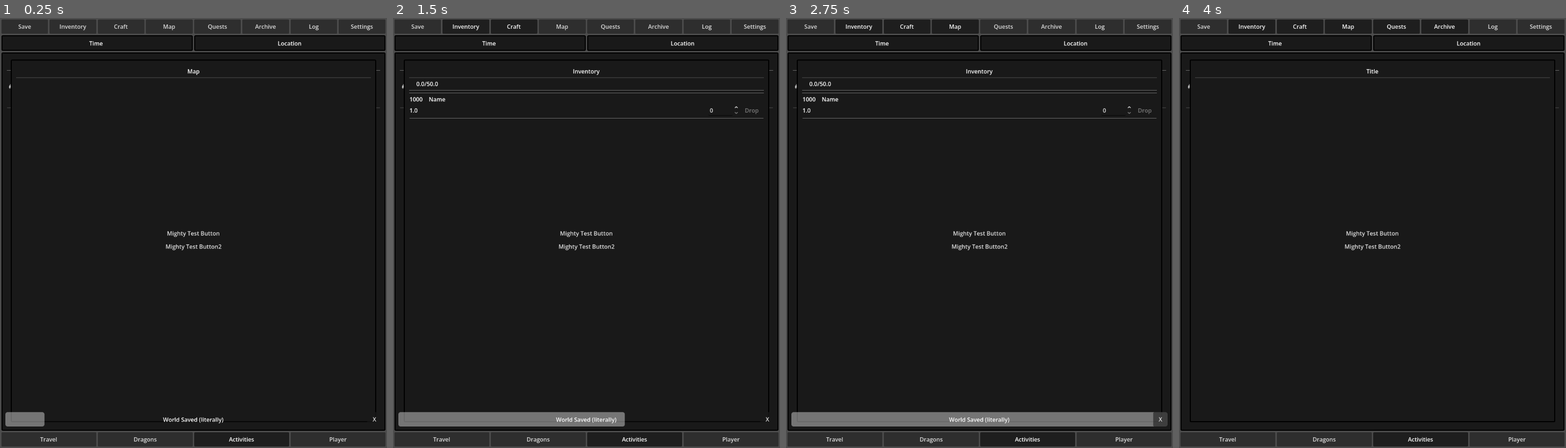
Above: before the commit, frames 1-4 (left to right).
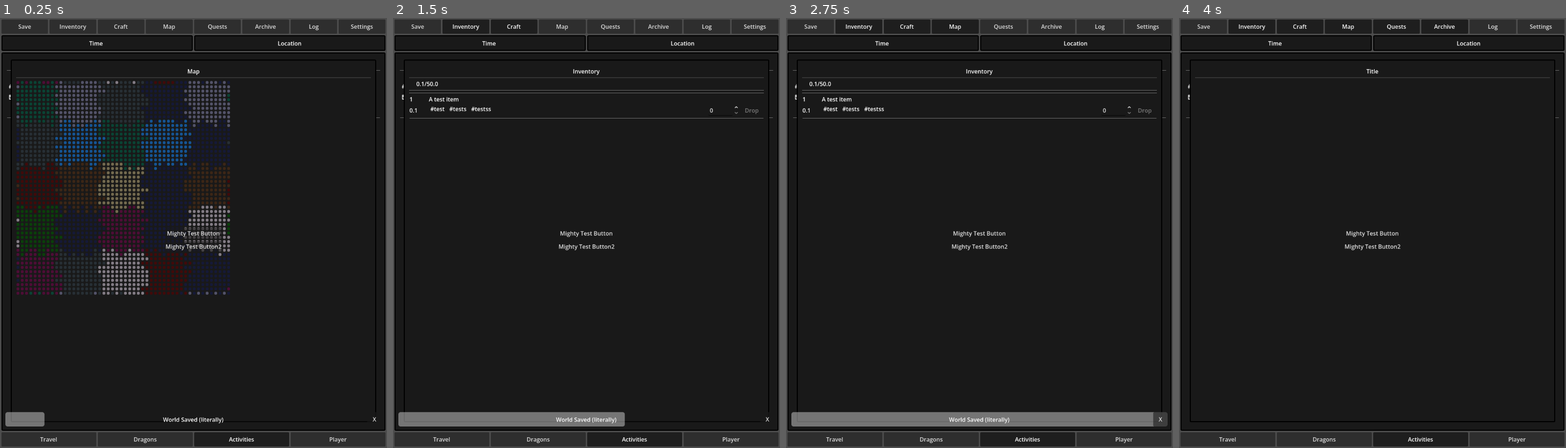
Above: after the commit, the same moments.

Repository: PixelFromTheMixery/codex-eletia
Game: Godot game, scene res://scenes/control_base.tscn
The game is run twice, just before and just after one commit, with the same random seed, the same clock (stepped at 60 frames per second) and the same inputs.
Inputs:
- Up to frame 1 (0.25 s): no input
- Up to frame 2 (1.5 s): click "Inventory" at 0.5 s; click "Craft" at 1.25 s
- Up to frame 3 (2.75 s): click "Map" at 2 s
- Up to frame 4 (4 s): click "Quests" at 2.75 s; click "Archive" at 3.5 s

The runs differ from the first frame. In frame 1, 10% of the frame differs, in the area x 1-99%, y 14-65%; in frame 2, 0.2%; in frame 3, 0.2%; in frame 4, less than 0.1%.
Error before the commit: Invalid access to property or key 'item_id' on a base object of type 'Dictionary'. (res://prefabs/vbox_action.gd:69)

Commit message:
path finding tangent

Diff:
--- a/data/schemas/tiles.schema.json
+++ b/data/schemas/tiles.schema.json
@@ -1,52 +1,55 @@
 {
-    "$schema": "https://json-schema.org/draft/2020-12/schema",
-    "$id": "urn:tiles",
-    "title": "Tile Entries",
-    "description": "Check Tile Library",
-    "type": "object",
-    "propertyNames": {
-        "$ref": "urn:shared#/$defs/entry_id"
-    },
-    "additionalProperties": {
-        "type": "object",
-        "propertyNames": {
-            "$ref": "urn:shared#/$defs/variable"
-        },
-        "properties": {
-            "essence": {
-                "$ref": "urn:shared#/$defs/essence"
-            },
-            "info": {
-                "type": "string"
-            },
-            "tile_name": {
-                "type": "string"
-            },
-            "tile_type": {
-                "anyOf": [
-                    {
-                        "$ref": "urn:shared#/$defs/essence"
-                    },
-                    {
-                        "type": "string",
-                        "enum": [
-                            "Capital",
-                            "City",
-                            "Town",
-                            "Outpost",
-                            "Colony",
-                            "Refuge",
-                            "Hamlet",
-                            "Fort",
-                            "Sanctuary",
-                            "Stronghold"
-                        ]
-                    }
-                ]
-            },
-            "tags": {
-                "$ref": "urn:shared#/$defs/tags"
-            }
-        }
-    }
+	"$schema": "https://json-schema.org/draft/2020-12/schema",
+	"$id": "urn:tiles",
+	"title": "Tile Entries",
+	"description": "Check Tile Library",
+	"type": "object",
+	"propertyNames": {
+		"$ref": "urn:shared#/$defs/entry_id"
+	},
+	"additionalProperties": {
+		"type": "object",
+		"propertyNames": {
+			"$ref": "urn:shared#/$defs/variable"
+		},
+		"properties": {
+			"essence": {
+				"$ref": "urn:shared#/$defs/essence"
+			},
+			"info": {
+				"type": "string"
+			},
+			"tile_name": {
+				"type": "string"
+			},
+			"tile_type": {
+				"anyOf": [
+					{
+						"$ref": "urn:shared#/$defs/essence"
+					},
+					{
+						"type": "string",
+						"enum": [
+							"Path",
+							"Road",
+							"Path",
+							"Capital",
+							"City",
+							"Town",
+							"Outpost",
+							"Colony",
+							"Refuge",
+							"Hamlet",
+							"Fort",
+							"Sanctuary",
+							"Stronghold"
+						]
+					}
+				]
+			},
+			"tags": {
+				"$ref": "urn:shared#/$defs/tags"
+			}
+		}
+	}
 }
--- a/data/tiles.json
+++ b/data/tiles.json
@@ -1,198 +1,198 @@
 {
-    "FireOutpost": {
-        "essence": "Fire",
-        "info": "Resource collection area, professionals for learning skills",
-        "tags": [],
-        "tile_name": "Emberforge",
-        "tile_type": "Outpost"
-    },
-    "FireTown": {
-        "essence": "Fire",
-        "info": "Small Population, general store, inn, maybe a side quest, well-defined community, infra, economy",
-        "tags": [],
-        "tile_name": "Igniferia",
-        "tile_type": "Town"
-    },
-    "FireCity": {
-        "essence": "Fire",
-        "info": "large urban settlement",
-        "tags": [],
-        "tile_name": "Incendria",
-        "tile_type": "City"
-    },
-    "FireCapital": {
-        "essence": "Fire",
-        "info": "Primary or admin city, institution and leaders",
-        "tags": [],
-        "tile_name": "Infernium",
-        "tile_type": "Capital"
-    },
-    "WaterColony": {
-        "essence": "Water",
-        "info": "Settlement in a new territory, Nomadic",
-        "tags": [],
-        "tile_name": "Colony",
-        "tile_type": "Colony"
-    },
-    "WaterRefuge": {
-        "essence": "Water",
-        "info": "Safe haven",
-        "tags": [],
-        "tile_name": "Refuge",
-        "tile_type": "Refuge"
-    },
-    "WaterHamlet": {
-        "essence": "Water",
-        "info": "A few houses and buildings",
-        "tags": [],
-        "tile_name": "Hamlet",
-        "tile_type": "Hamlet"
-    },
-    "WaterFort": {
-        "essence": "Water",
-        "info": "Fortified military structure, base or defense",
-        "tags": [],
-        "tile_name": "Fort",
-        "tile_type": "Fort"
-    },
-    "WaterSanctuary": {
-        "essence": "Water",
-        "info": "Sacred place",
-        "tags": [],
-        "tile_name": "Sanctuary",
-        "tile_type": "Sanctuary"
-    },
-    "WaterStronghold": {
-        "essence": "Water",
-        "info": "Central hub of power and defense",
-        "tags": [],
-        "tile_name": "Stronghold",
-        "tile_type": "Stronghold"
-    },
-    "FireFire": {
-        "essence": "Fire",
-        "info": "Even those born with fire essence cannot tolerate the heat of this place",
-        "tags": [],
-        "tile_name": "Outcrop",
-        "tile_type": "Fire"
-    },
-    "WaterFire": {
-        "essence": "Water",
-        "info": "Lethality of Water essence comes together with the precision of Fire made weaponry",
-        "tags": [],
-        "tile_name": "Quagarsenal",
-        "tile_type": "Fire"
-    },
-    "FireEarth": {
-        "essence": "Fire",
-        "info": "The hardest metals are made within the unyeilding stone",
-        "tags": [],
-        "tile_name": "Terrafurnace",
-        "tile_type": "Earth"
-    },
-    "FireAir": {
-        "essence": "Fire",
-        "info": "Enchanted bellows are used when Air essence is in short supply",
-        "tags": [],
-        "tile_name": "Glassworks",
-        "tile_type": "Air"
-    },
-    "FireArcane": {
-        "essence": "Fire",
-        "info": "The constant churn of artistic intent makes it much easier to fuse ideas",
-        "tags": [],
-        "tile_name": "Spellforge",
-        "tile_type": "Arcane"
-    },
-    "FireMystic": {
-        "essence": "Fire",
-        "info": "Most aren't sure what purpose these trinkets serve beyond aesthetics",
-        "tags": [],
-        "tile_name": "Pyrocurio",
-        "tile_type": "Mystic"
-    },
-    "FireTime": {
-        "essence": "Fire",
-        "info": "A history of fire techniques to learn from",
-        "tags": [],
-        "tile_name": "Galleria",
-        "tile_type": "Time"
-    },
-    "FirePlant": {
-        "essence": "Fire",
-        "info": "Regular backburning has tinted the soil black",
-        "tags": [],
-        "tile_name": "Emberstalk",
-        "tile_type": "Plant"
-    },
-    "FireGhost": {
-        "essence": "Fire",
-        "info": "Cremation ground",
-        "tags": [],
-        "tile_name": "Ancestral Ashes",
-        "tile_type": "Ghost"
-    },
-    "FireHallow": {
-        "essence": "Fire",
-        "info": "Rejuvenating waters",
-        "tags": [],
-        "tile_name": "Hot Spring",
-        "tile_type": "Hallow"
-    },
-    "WaterTown": {
-        "essence": "Water",
-        "info": "Small Population, general store, inn, maybe a side quest, well-defined community, infra, economy",
-        "tags": [],
-        "tile_name": "Town",
-        "tile_type": "Town"
-    },
-    "WaterCity": {
-        "essence": "Water",
-        "info": "large urban settlement",
-        "tags": [],
-        "tile_name": "Maritum",
-        "tile_type": "City"
-    },
-    "WaterCapital": {
-        "essence": "Water",
-        "info": "Primary or admin city, institution and leaders",
-        "tags": [],
-        "tile_name": "Aquatia",
-        "tile_type": "Capital"
-    },
-    "WaterWater": {
-        "essence": "Water",
-        "info": "Unforgiving life in murky water",
-        "tags": [],
-        "tile_name": "Swamp",
-        "tile_type": "Water"
-    },
-    "WaterEarth": {
-        "essence": "Water",
-        "info": "Meditation location to attune Water and Earth",
-        "tags": [],
-        "tile_name": "Basin",
-        "tile_type": "Earth"
-    },
-    "WaterAir": {
-        "essence": "Water",
-        "info": "A pocket of life amid the endless dunes",
-        "tags": [],
-        "tile_name": "Oasis",
-        "tile_type": "Air"
-    },
-    "WaterArcane": {
-        "essence": "Water",
-        "info": "Water moved differently here, with fiercer velocity",
-        "tags": [],
-        "tile_name": "Safewell",
-        "tile_type": "Arcane"
-    },
-    "WaterTime": {
-        "essence": "Water",
-        "info": "Memories stored in ice statues",
-        "tags": [],
-        "tile_name": "Marshvalor",
-        "tile_type": "Time"
-    }
+	"FireOutpost": {
+		"essence": "Fire",
+		"info": "Resource collection area, professionals for learning skills",
+		"tags": [],
+		"tile_name": "Emberforge",
+		"tile_type": "Outpost"
+	},
+	"FireTown": {
+		"essence": "Fire",
+		"info": "Small Population, general store, inn, maybe a side quest, well-defined community, infra, economy",
+		"tags": [],
+		"tile_name": "Igniferia",
+		"tile_type": "Town"
+	},
+	"FireCity": {
+		"essence": "Fire",
+		"info": "large urban settlement",
+		"tags": [],
+		"tile_name": "Incendria",
+		"tile_type": "City"
+	},
+	"FireCapital": {
+		"essence": "Fire",
+		"info": "Primary or admin city, institution and leaders",
+		"tags": [],
+		"tile_name": "Infernium",
+		"tile_type": "Capital"
+	},
+	"WaterColony": {
+		"essence": "Water",
+		"info": "Settlement in a new territory, Nomadic",
+		"tags": [],
+		"tile_name": "Colony",
+		"tile_type": "Colony"
+	},
+	"WaterRefuge": {
+		"essence": "Water",
+		"info": "Safe haven",
+		"tags": [],
+		"tile_name": "Refuge",
+		"tile_type": "Refuge"
+	},
+	"WaterHamlet": {
+		"essence": "Water",
+		"info": "A few houses and buildings",
+		"tags": [],
+		"tile_name": "Hamlet",
+		"tile_type": "Hamlet"
+	},
+	"WaterFort": {
+		"essence": "Water",
+		"info": "Fortified military structure, base or defense",
+		"tags": [],
+		"tile_name": "Fort",
+		"tile_type": "Fort"
+	},
+	"WaterSanctuary": {
+		"essence": "Water",
+		"info": "Sacred place",
+		"tags": [],
+		"tile_name": "Sanctuary",
+		"tile_type": "Sanctuary"
+	},
+	"WaterStronghold": {
+		"essence": "Water",
+		"info": "Central hub of power and defense",
+		"tags": [],
+		"tile_name": "Stronghold",
+		"tile_type": "Stronghold"
+	},
+	"FireFire": {
+		"essence": "Fire",
+		"info": "Even those born with fire essence cannot tolerate the heat of this place",
+		"tags": [],
+		"tile_name": "Outcrop",
+		"tile_type": "Fire"
+	},
+	"WaterFire": {
+		"essence": "Water",
+		"info": "Lethality of Water essence comes together with the precision of Fire made weaponry",
+		"tags": [],
+		"tile_name": "Quagarsenal",
+		"tile_type": "Fire"
+	},
+	"FireEarth": {
+		"essence": "Fire",
+		"info": "The hardest metals are made within the unyeilding stone",
+		"tags": [],
+		"tile_name": "Terrafurnace",
+		"tile_type": "Earth"
+	},
+	"FireAir": {
+		"essence": "Fire",
+		"info": "Enchanted bellows are used when Air essence is in short supply",
+		"tags": [],
+		"tile_name": "Glassworks",
+		"tile_type": "Air"
+	},
+	"FireArcane": {
+		"essence": "Fire",
+		"info": "The constant churn of artistic intent makes it much easier to fuse ideas",
+		"tags": [],
+		"tile_name": "Spellforge",
+		"tile_type": "Arcane"
+	},
+	"FireMystic": {
+		"essence": "Fire",
+		"info": "Most aren't sure what purpose these trinkets serve beyond aesthetics",
+		"tags": [],
+		"tile_name": "Pyrocurio",
+		"tile_type": "Mystic"
+	},
+	"FireTime": {
+		"essence": "Fire",
+		"info": "A history of fire techniques to learn from",
+		"tags": [],
+		"tile_name": "Galleria",
+		"tile_type": "Time"
+	},
+	"FirePlant": {
+		"essence": "Fire",
+		"info": "Regular backburning has tinted the soil black",
+		"tags": [],
+		"tile_name": "Emberstalk",
+		"tile_type": "Plant"
+	},
+	"FireGhost": {
+		"essence": "Fire",
+		"info": "Cremation ground",
+		"tags": [],
+		"tile_name": "Ancestral Ashes",
+		"tile_type": "Ghost"
+	},
+	"FireHallow": {
+		"essence": "Fire",
+		"info": "Rejuvenating waters",
+		"tags": [],
+		"tile_name": "Hot Spring",
+		"tile_type": "Hallow"
+	},
+	"WaterTown": {
+		"essence": "Water",
+		"info": "Small Population, general store, inn, maybe a side quest, well-defined community, infra, economy",
+		"tags": [],
+		"tile_name": "Town",
+		"tile_type": "Town"
+	},
+	"WaterCity": {
+		"essence": "Water",
+		"info": "large urban settlement",
+		"tags": [],
+		"tile_name": "Maritum",
+		"tile_type": "City"
+	},
+	"WaterCapital": {
+		"essence": "Water",
+		"info": "Primary or admin city, institution and leaders",
+		"tags": [],
+		"tile_name": "Aquatia",
+		"tile_type": "Capital"
+	},
+	"WaterWater": {
+		"essence": "Water",
+		"info": "Unforgiving life in murky water",
+		"tags": [],
+		"tile_name": "Swamp",
+		"tile_type": "Water"
+	},
+	"WaterEarth": {
+		"essence": "Water",
+		"info": "Meditation location to attune Water and Earth",
+		"tags": [],
+		"tile_name": "Basin",
+		"tile_type": "Earth"
+	},
+	"WaterAir": {
+		"essence": "Water",
+		"info": "A pocket of life amid the endless dunes",
+		"tags": [],
+		"tile_name": "Oasis",
+		"tile_type": "Air"
+	},
+	"WaterArcane": {
+		"essence": "Water",
+		"info": "Water moved differently here, with fiercer velocity",
+		"tags": [],
+		"tile_name": "Safewell",
+		"tile_type": "Arcane"
+	},
+	"WaterTime": {
+		"essence": "Water",
+		"info": "Memories stored in ice statues",
+		"tags": [],
+		"tile_name": "Marshvalor",
+		"tile_type": "Time"
+	}
 }
--- a/prefabs/button_tile.gd
+++ b/prefabs/button_tile.gd
@@ -1,5 +1,11 @@
 extends Button
+
+signal tile_info
+
+var tag_scene: PackedScene = preload("res://prefabs/panel_cont_tag.tscn")
 
 var data: MapTileData
 
-var tile_scene: PackedScene = preload("res://prefabs/button_tile.tscn")
+func _ready() -> void:
+	#name = TODO
+	self_modulate = data.base_colour
--- a/prefabs/button_tile.tscn
+++ b/prefabs/button_tile.tscn
@@ -4,6 +4,8 @@
 [ext_resource type="Script" uid="uid://dtnk0656e4ar7" path="res://prefabs/button_tile.gd" id="2_tm4py"]
 
 [node name="Button_Tile" type="Button" unique_id=1940528053]
-custom_minimum_size = Vector2(40, 40)
+custom_minimum_size = Vector2(8, 8)
+offset_right = 8.0
+offset_bottom = 8.0
 theme = ExtResource("1_p54ri")
 script = ExtResource("2_tm4py")
--- a/prefabs/vbox_action.gd
+++ b/prefabs/vbox_action.gd
@@ -66,7 +66,7 @@
 	for entry in data_source:
 		match entry["type"]:
 			"item":
-				pretty_name = Data.items[entry["id"]]["item_id"]
+				pretty_name = Data.items[entry["id"]]["item_name"]
 		add_list_obj(req, entry["id"], formatters[entry["type"]].call(pretty_name, entry.get("qty")))
 
 func check_action_button():
--- a/project.godot
+++ b/project.godot
@@ -17,6 +17,7 @@
 
 [autoload]
 
+Shared="*uid://b5l5q1x2urqj"
 SignalBus="*uid://d20o8gs7iq0yj"
 Settings="*uid://skqbwkxaygtq"
 Save="*uid://e04q0u8agwcq"
--- a/scripts/UI/tile_manager.gd
+++ b/scripts/UI/tile_manager.gd
@@ -1,7 +1,21 @@
 extends MapGenerator
 
-@onready var grid_map = $VBox_Window/Scroll_Map/Grid_Map
+@onready var grid_map: GridContainer = $VBox_Window/Scroll_Map/Grid_Map
+
+var button_tile: PackedScene = preload("res://prefabs/button_tile.tscn")
+
+var button_map: Dictionary
 
 func _ready() -> void:
-	if len(World.tiles) == 0:
-		recreate_world(grid_map)
+	grid_map.columns = World.chunk_size * 4
+	#if len(World.tiles) == 0:
+	recreate_world(grid_map)
+	for tile in World.tiles:
+		create_tile(tile)
+
+func create_tile(tile: Array):
+	var tile_data: MapTileData = MapTileData.new(tile)
+	var tile_display: Button = button_tile.instantiate()
+	tile_display.data = tile_data
+	grid_map.add_child(tile_display)
+	# add to button_map
--- a/scripts/autoload/save_manager.gd
+++ b/scripts/autoload/save_manager.gd
@@ -22,9 +22,15 @@
 func unmap_object(obj:Object):
 	var obj_dict: Dictionary = {}
 	var props = obj.get_property_list()
+
 	for prop in props:
 		if prop.usage & PROPERTY_USAGE_SCRIPT_VARIABLE:
-			obj_dict[prop.name] = obj.get(prop.name)
+			var prop_name = prop.name
+			var val = obj.get(prop_name)
+			if val is Vector2 or val is Array or val is Color:
+				obj_dict[prop_name] = var_to_str(val)
+			else:
+				obj_dict[prop_name] = val
 	return obj_dict
 
 func map_object(obj_dict: Dictionary, object_name: String):
@@ -39,9 +45,28 @@
 
 	for key in obj_dict.keys():
 		if key in target_obj:
-			target_obj.set(key, obj_dict[key])
+			var value = value_parsing(obj_dict, key)
+			target_obj.set(key, value)
 		else:
-			print("Warning: Property ", key, " not found on ", object_name)
+			print("Warning: Property ", key, " not found on ", target_obj.name)
+
+func value_parsing(obj_dict, key):
+	var value = obj_dict[key]
+	if value is String:
+		var parsed_value = str_to_var(value)
+		if parsed_value != null or value == "null":
+			value = parsed_value
+	if key == "tiles" and value is Dictionary:
+		var repaired_dict = {}
+		for inner_key in value.keys():
+			if inner_key is String:
+				var real_key = str_to_var(inner_key)
+				if real_key != null:
+					repaired_dict[real_key] = value[inner_key]
+				else:
+					repaired_dict[inner_key] = value[inner_key]
+		value = repaired_dict
+	return value
 
 func verify_save_directory():
 	"""Prepares file directory for interaction"""
@@ -88,15 +113,13 @@
 			return file.get_var() if file else {}
 
 	else:
-		WorkerThreadPool.add_task(func():
-			if DEV or "settings" in path:
-				var file = FileAccess.open(path, FileAccess.WRITE)
-				if file:
-					file.store_string(JSON.stringify(data, "\t"))
-			else:
-				var file = FileAccess.open_encrypted_with_pass(path, FileAccess.WRITE, PASS)
-				if file:
-					file.store_var(data)
-		)
+		if DEV or "settings" in path:
+			var file = FileAccess.open(path, FileAccess.WRITE)
+			if file:
+				file.store_string(JSON.stringify(data, "\t"))
+		else:
+			var file = FileAccess.open_encrypted_with_pass(path, FileAccess.WRITE, PASS)
+			if file:
+				file.store_var(data)
 	if save_message != "":
 		SignalBus.create_alert.emit.call_deferred(save_message)
--- a/scripts/autoload/settings_manager.gd
+++ b/scripts/autoload/settings_manager.gd
@@ -7,3 +7,6 @@
 var general: Dictionary = {
 	"Alert Timeout" : 3
 }
+var map: Dictionary = {
+	"Cell Size": 4
+}
--- /dev/null
+++ b/scripts/autoload/shared.gd
@@ -0,0 +1,18 @@
+extends Node
+
+const COLOUR_MAP: Dictionary[String, Color] = {
+	"Sea": Color("#151B54"), # Night Blue
+	"Mountain": Color("#36454F"), # Charcoal Blue
+	"Fire": Color("#660000"), # Red Blood
+	"Water": Color("#006A4E"), # Bottle Green
+	"Air": Color("#C2B280"), # Sand
+	"Earth": Color("#5C3317"), # Baker's Brown
+	"Arcane": Color("#1589FF"), # Arcane
+	"Plant": Color("#006400"), # Dark Green
+	"Prismic": Color("#DFD3E3"), # Purple White
+	"Ghost": Color("#8686AF"), # Pastel Indigo
+	"Mystic": Color("#D462FF"), # Heliotrop Purple
+	"Hallow": Color("#7D0552"), # Plum Velvet
+	"Space": Color("#5539CC"), # Dark Blurple
+	"Time": Color("#8B4513"), # Saddle Brown
+}
--- a/scripts/autoload/world_manager.gd
+++ b/scripts/autoload/world_manager.gd
@@ -1,4 +1,5 @@
 extends Node
 
-var tiles: Dictionary[Array,Dictionary]
-var chunk_size: int = 15
+var tiles: Dictionary
+var chunk_size: int = 10
+var chunk_segments: int = 5
--- /dev/null
+++ b/scripts/classes/astar_class.gd
@@ -0,0 +1,38 @@
+extends AStarGrid2D
+
+var world_size = World.chunk_size*World.chunk_segments
+
+func _init() -> void:
+	cell_shape = CELL_SHAPE_SQUARE
+	region = Rect2i(0, 0, world_size, world_size)
+	cell_size = Settings.map["Cell Size"]
+	diagonal_mode = DIAGONAL_MODE_ONLY_IF_NO_OBSTACLES
+	default_compute_heuristic = AStarGrid2D.HEURISTIC_CHEBYSHEV
+	default_estimate_heuristic = AStarGrid2D.HEURISTIC_CHEBYSHEV
+	update()
+
+func update_map_pres(new_size):
+	cell_size = Settings.map["Cell Size"]
+	update()
+
+#func _compute_cost(from_coords: Vector2i, to_coords: Vector2i) -> float:
+	# Needs to be overwritten for wrapping
+
+#func _compute_etimate(from_coords: Vector2i, to_coords: Vector2i) -> float:
+	# Needs to be overwritten for wrapping
+
+func get_terrain_weight_at(pos: Vector2) -> float:
+
+	# Logic to interface with your TileMap would go here
+	return 1.0
+
+func wrapped_distance(a: Vector2, b: Vector2) -> float:
+	var dx = abs(a.x - b.x)
+	var dy = abs(a.y - b.y)
+
+	if dx > world_size.x / 2:
+		dx = world_size.x - dx
+	if dy > world_size.y / 2:
+		dy = world_size.y - dy
+
+	return max(dx*dx + dy*dy)
--- a/scripts/classes/item_class.gd
+++ b/scripts/classes/item_class.gd
@@ -3,7 +3,7 @@
 class_name ItemData
 
 @export var item_id: String
-@export var item_loc_name: String
+@export var item_name: String
 @export var unit_weight: float
 @export var tags: Array[String]
 
--- a/scripts/classes/tile_class.gd
+++ b/scripts/classes/tile_class.gd
@@ -3,7 +3,7 @@
 class_name MapTileData
 
 #ID
-var coords: Array[int]
+var coords: Array
 var tile_id: String
 
 #Fixed
@@ -12,3 +12,9 @@
 
 #Dynamic
 var discovered = false
+
+func _init(world_ref: Array) -> void:
+	var world_entry = World.tiles[world_ref]
+	self.coords = world_ref
+	self.essence = world_entry["essence"]
+	self.base_colour = Shared.COLOUR_MAP[self.essence]
--- a/scripts/classes/world_class.gd
+++ b/scripts/classes/world_class.gd
@@ -2,30 +2,78 @@
 
 class_name MapGenerator
 
+const OFFSETS = [
+	[0, -1], [0, 1], [-1, 0], [1, 0],   # Cardinals
+	[-1, -1], [1, -1], [-1, 1], [1, 1]  # Diagonals
+]
 
-var colour_map: Dictionary[String, Color] = {
+const TYPE_LIST: Array[String] = [
+	"Path",
+	"Outpost",
+	"Colony",
+	"Refuge",
+	"Hamlet",
+	"Fort",
+	"Sanctuary",
+	"Stronghold"
+]
 
-}
 
 var chunk_size: int
+var segments: int
 var full_size: int
+var colour_keys: Array[String] = Shared.COLOUR_MAP.keys().duplicate()
 
 var world_tiles: Dictionary[Array, Dictionary]
+var patches: Dictionary[Rect2i, String]
+var astar: AStarGrid2D
+var poi_map: Dictionary[Array, Dictionary]
+
+
 
 func recreate_world(grid_map):
 	reset_world(grid_map)
+	determine_patches()
 	generate_basic_grid()
+	patch_application()
+	ruffle_edges()
+	#locations()
+	#tile_deviation()
 	World.tiles = world_tiles
 	Save.save_world()
 
 func reset_world(grid_map: GridContainer):
 	chunk_size = World.chunk_size
-	full_size = chunk_size * 4
+	segments = World.chunk_segments
+	full_size = chunk_size * segments
 	var existing_tiles = grid_map.get_children()
 	for tile in existing_tiles:
 		tile.queue_free()
 	World.tiles = {}
 	grid_map.columns = full_size
+
+func determine_patches():
+	var available_patches: Array[String] = colour_keys.duplicate()
+	for colour in colour_keys.duplicate():
+		if randf() < 0.5:
+			available_patches.append(colour)
+	var missing_cultures: Array[String] = ["Time", "Space", "Mystic"]
+	available_patches = available_patches.filter(func(patch):
+		return not patch in missing_cultures
+	)
+
+	while len(available_patches) < segments*segments :
+		if randf() < 0.75:
+			available_patches.append("Sea")
+		else:
+			available_patches.append("Mountain")
+	available_patches.shuffle()
+
+	for y in range(segments):
+		for x in range(segments):
+			if not available_patches.is_empty():
+				patches[Rect2i(chunk_size*x, chunk_size*y, chunk_size,chunk_size)]= available_patches.pop_back()
+
 
 func generate_basic_grid():
 	for y in range(full_size):
@@ -36,3 +84,80 @@
 				"discovered": true
 			}
 			world_tiles[current_pos] = tile_data
+
+
+func patch_application():
+	for patch in patches:
+		for y in range(patch.position.y, patch.end.y):
+			for x in range(patch.position.x, patch.end.x):
+				var current_pos = [x,y]
+				world_tiles[current_pos]["essence"] = patches[patch]
+
+
+func ruffle_edges():
+	var edge_to_offset_idx = {
+		"top": 0,
+		"bottom": 1,
+		"left": 2,
+		"right": 3
+	}
+	for patch in patches:
+		for tile_data in get_edge_data(patch):
+			var pos = tile_data.pos
+			var actual_tile = world_tiles[pos]
+
+			var neighbours = tile_neighbours(pos[0], pos[1], 2)
+
+			var idx = edge_to_offset_idx[tile_data.side]
+			var neighbor_tile = neighbours[OFFSETS[idx]]
+
+			if randf() < 0.4:
+				actual_tile["essence"] = neighbor_tile["essence"]
+
+
+func get_edge_data(rect: Rect2i) -> Array:
+	var list = []
+	var left = rect.position.x
+	var top = rect.position.y
+	var right = rect.end.x - 1
+	var bottom = rect.end.y - 1
+
+	var add_tile = func(tx, ty, side):
+		list.append({"pos": [tx, ty], "side": side})
+
+	for x in range(left, right + 1):
+		add_tile.call(x, top, "top")
+		if bottom > top: add_tile.call(x, bottom, "bottom")
+
+	for y in range(top + 1, bottom):
+		add_tile.call(left, y, "left")
+		if right > left: add_tile.call(right, y, "right")
+
+	return list
+
+
+func tile_neighbours(x:int, y:int, depth: int = 1):
+	var neighbours = {}
+	for ox in range(-depth, depth + 1):
+		for oy in range(-depth, depth + 1):
+			if ox == 0 and oy == 0:
+				continue
+
+			# Calculate wrapped coordinates
+			var new_x = (x + ox + full_size) % full_size
+			var new_y = (y + oy + full_size) % full_size
+
+			neighbours[[ox, oy]] = world_tiles.get([new_x, new_y])
+	return neighbours
+
+func tile_deviation():
+	for tile in world_tiles:
+		if randf() < 0.15:
+			var new_essence = colour_keys.pick_random()
+			var current_tile = world_tiles[tile]
+			if current_tile["essence"] != new_essence and current_tile["essence"] not in ["Sea", "Mountain"]:
+				current_tile["type"] = current_tile["essence"]
+				current_tile["essence"] = new_essence
+				current_tile["tile_id"] = current_tile["type"]+new_essence
+				world_tiles[tile] = current_tile
+				poi_map[current_tile["coords"]] = current_tile
Not shown, added: scripts/autoload/shared.gd.uid
Not shown, added: scripts/classes/astar_class.gd.uid
